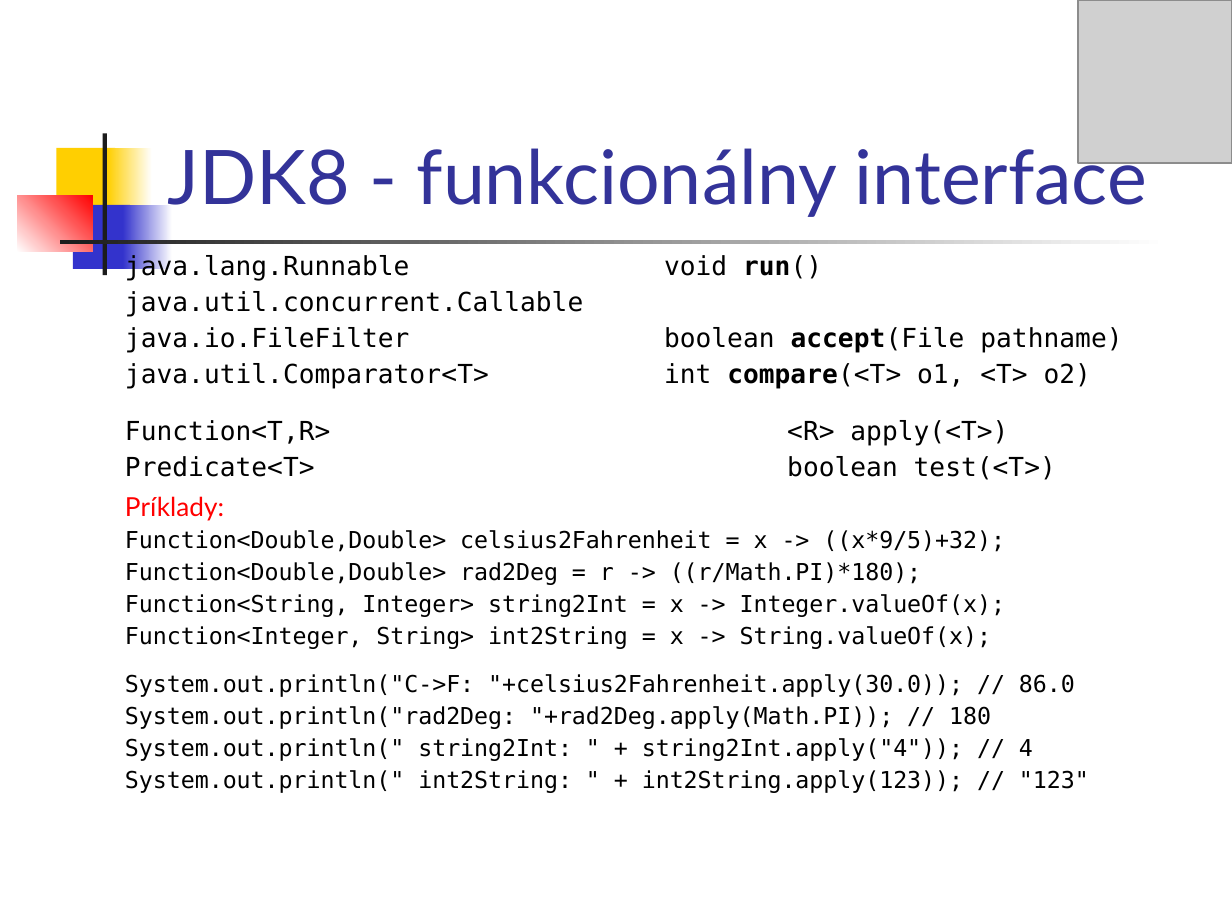
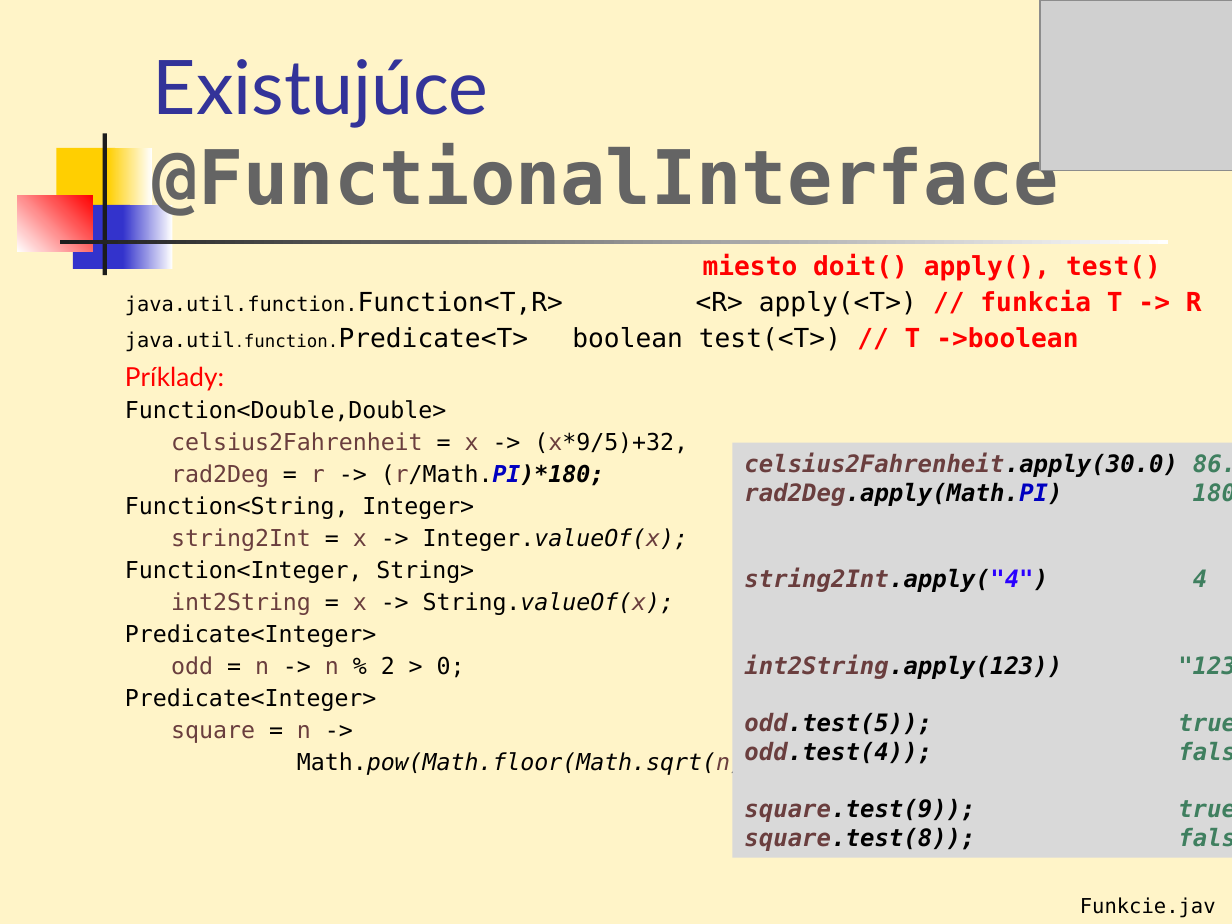
Before and after one commit to Programovanie4/Prednasky, a slide deck: slide 10 of 06Lambda/06_javaStream.ppt (slide 9 before the commit). Drawn at 1232x924 pixels with LibreOffice and Linux fonts; fonts in the diff are those of the drawing; grey boxes stand for pictures. Boxes give left, top, right and bottom in pixels: in the first picture for what was removed or moved away, otherwise in the second. Text is boxed around its words. In the diff, an @@ line names an element or a change of style, - is before the commit and + after.

```diff
--- a/06Lambda/06_javaStream.ppt
+++ b/06Lambda/06_javaStream.ppt
@@ background #FFFFFF to #FFF4C8 @@
@@ picture: place and size @@
-picture at [1078, 0, 1232, 163]
+picture at [1040, 0, 1232, 171]
@@ title at [153, 59, 1059, 221]: text changed; font Lato to DejaVu Sans Mono; text colour #333399 to #646464; bold on @@
-JDK8 - funkcionálny interface
+Existujúce @FunctionalInterface
@@ text at [125, 254, 1202, 352]: text changed @@
-java.lang.Runnable void run()
-java.util.concurrent.Callable
-java.io.FileFilter boolean accept(File pathname)
-java.util.Comparator<T> int compare(<T> o1, <T> o2)
-Function<T,R> <R> apply(<T>)
-Predicate<T> boolean test(<T>)
+miesto doit() apply(), test()
+java.util.function.Function<T,R> <R> apply(<T>) // funkcia T -> R
+java.util.function.Predicate<T> boolean test(<T>) // T ->boolean
@@ text at [125, 400, 856, 775]: text changed @@
-Function<Double,Double> celsius2Fahrenheit = x -> ((x*9/5)+32);
-Function<Double,Double> rad2Deg = r -> ((r/Math.PI)*180);
-Function<String, Integer> string2Int = x -> Integer.valueOf(x);
-Function<Integer, String> int2String = x -> String.valueOf(x);
-System.out.println("C->F: "+celsius2Fahrenheit.apply(30.0)); // 86.0
-System.out.println("rad2Deg: "+rad2Deg.apply(Math.PI)); // 180
-System.out.println(" string2Int: " + string2Int.apply("4")); // 4
-System.out.println(" int2String: " + int2String.apply(123)); // "123"
+Function<Double,Double>
+celsius2Fahrenheit = x -> (x*9/5)+32,
+rad2Deg = r -> (r/Math.PI)*180;
+Function<String, Integer>
+string2Int = x -> Integer.valueOf(x);
+Function<Integer, String>
+int2String = x -> String.valueOf(x);
+Predicate<Integer>
+odd = n -> n % 2 > 0;
+Predicate<Integer>
+square = n ->
+Math.pow(Math.floor(Math.sqrt(n)),2)==n;
@@ rectangle added at [732, 442, 1232, 857], fill #D9D9D9, 14 pt, text #000000, bold, italic @@
+celsius2Fahrenheit.apply(30.0) 86.0
+rad2Deg.apply(Math.PI) 180
+string2Int.apply("4") 4
+int2String.apply(123)) "123"
+odd.test(5)); true
+odd.test(4)); false
+square.test(9)); true
+square.test(8)); false
@@ text added at [1080, 897, 1216, 918], 12 pt, text #000000 @@
+Funkcie.java
```
Also in this commit, not shown: 29 other slides changed, 5 slides added, 4 slides removed, 1 other file.
